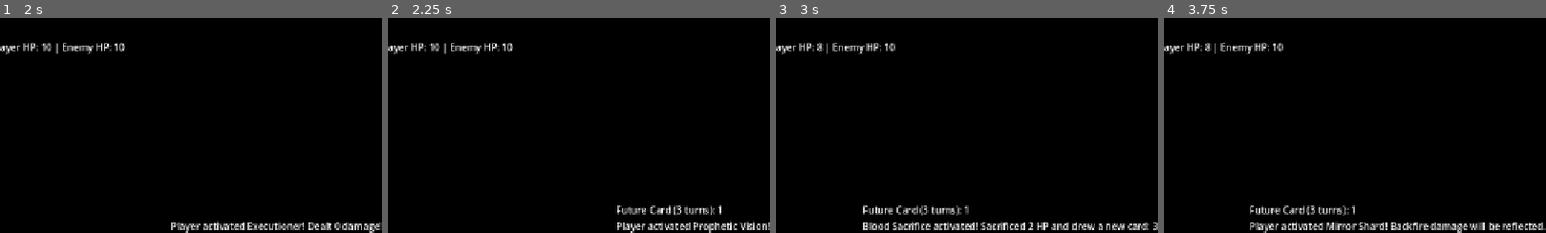
Above: before the commit, frames 1-4 (left to right).
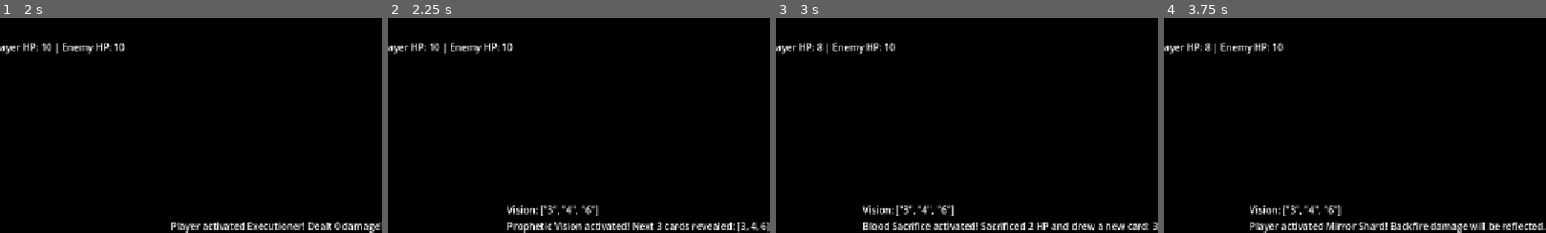
Above: after the commit, the same moments.

Repository: wadahac/HighLowPrototype
Game: Godot game, scene res://scenes/main.tscn
Same seed, same stepped clock (60 frames per second), same inputs: the game is played once before the commit and once after it.
Inputs:
- Up to frame 1 (2 s): click "Chains of Fate" at 0.5 s; click "Executioner" at 1.25 s
- Up to frame 2 (2.25 s): click "Prophetic Vision" at 2 s
- Up to frame 3 (3 s): click "Blood Sacrifice" at 2.75 s
- Up to frame 4 (3.75 s): click "Mirror Shard" at 3.5 s
The pictures show only the part of the screen within x 50-100%, y 50-100%; the shares and areas given below are measured in that part.

Frame 1 is identical in both runs. In frame 2, 3.0% of the frame differs, in the area x 31-100%, y 87-100%; in frame 3, 0.8%; in frame 4, 0.8%.

Commit message:
fix: update Prophetic Vision card peeking and enemy AI logic
Co-authored-by: aider (gemini/gemini-3.6-flash) <aider@aider.chat>

Diff:
--- a/high-low-prototype/src/EnemyAI.gd
+++ b/high-low-prototype/src/EnemyAI.gd
@@ -15,6 +15,7 @@
 
 var trumps: Array = []
 var vision_active_this_turn: bool = false
+var vision_peeked_cards: Array = []
 
 func _ready() -> void:
 	trumps = [chains_trump, executioner_trump, vision_trump, sacrifice_trump, mirror_trump]
@@ -30,6 +31,7 @@
 	for trump in trumps:
 		trump.is_used = false
 	vision_active_this_turn = false
+	vision_peeked_cards.clear()
 
 func record_card_drawn(card_value: int) -> void:
 	used_cards.append(card_value)
@@ -106,11 +108,10 @@
 
 	var choice: String = optimal_choice
 
-	if vision_active_this_turn:
+	if vision_active_this_turn and not vision_peeked_cards.is_empty():
 		vision_active_this_turn = false
-		if manager.deck.is_empty():
-			manager.rebuild_deck()
-		var next_card = manager.deck[manager.deck.size() - 1]
+		var next_card = vision_peeked_cards[0]
+		vision_peeked_cards.clear()
 		if next_card > current_card_value:
 			choice = "higher"
 		elif next_card < current_card_value:
--- a/high-low-prototype/src/HighLowGameManager.gd
+++ b/high-low-prototype/src/HighLowGameManager.gd
@@ -126,13 +126,16 @@
 		deck.append(i)
 	deck.shuffle()
 
+func rebuild_and_reshuffle_deck() -> void:
+	rebuild_deck()
+	if active_card in deck:
+		deck.erase(active_card)
+	if status_label:
+		status_label.text = "Deck reshuffled with remaining cards!"
+
 func draw_card() -> int:
 	if deck.size() < 3:
-		rebuild_deck()
-		if active_card in deck:
-			deck.erase(active_card)
-		if status_label:
-			status_label.text = "Deck reshuffled with remaining cards!"
+		rebuild_and_reshuffle_deck()
 
 	var card = deck.pop_front()
 
--- a/high-low-prototype/src/trumps/PropheticVision.gd
+++ b/high-low-prototype/src/trumps/PropheticVision.gd
@@ -3,15 +3,32 @@
 func execute_player(game_manager) -> void:
 	is_used = true
 	if game_manager.deck.size() < 3:
-		game_manager.rebuild_deck()
-	var future_card = game_manager.deck[game_manager.deck.size() - 3]
-	game_manager.vision_label.text = "Future Card (3 turns): " + str(future_card)
-	game_manager.status_label.text = "Player activated Prophetic Vision!"
+		game_manager.rebuild_and_reshuffle_deck()
+
+	var next_three = [game_manager.deck[0], game_manager.deck[1], game_manager.deck[2]]
+	var names = ["", "A", "2", "3", "4", "5", "6", "7", "8", "9", "10", "J", "Q", "K"]
+	var formatted_cards = []
+	for card in next_three:
+		if card >= 1 and card <= 13:
+			formatted_cards.append(names[card])
+		else:
+			formatted_cards.append(str(card))
+
+	if game_manager.vision_label:
+		game_manager.vision_label.text = "Vision: " + str(formatted_cards)
+	if game_manager.status_label:
+		game_manager.status_label.text = "Prophetic Vision activated! Next 3 cards revealed: " + str(next_three)
 
 func execute_enemy(game_manager, enemy_ai) -> void:
 	is_used = true
+	if game_manager.deck.size() < 3:
+		game_manager.rebuild_and_reshuffle_deck()
+
+	var next_three = [game_manager.deck[0], game_manager.deck[1], game_manager.deck[2]]
+	enemy_ai.vision_peeked_cards = next_three
 	enemy_ai.vision_active_this_turn = true
-	game_manager.status_label.text = "Enemy activated Prophetic Vision!"
+	if game_manager.status_label:
+		game_manager.status_label.text = "Enemy activated Prophetic Vision!"
 
 func can_enemy_use(game_manager, _enemy_ai) -> bool:
 	if is_used:
